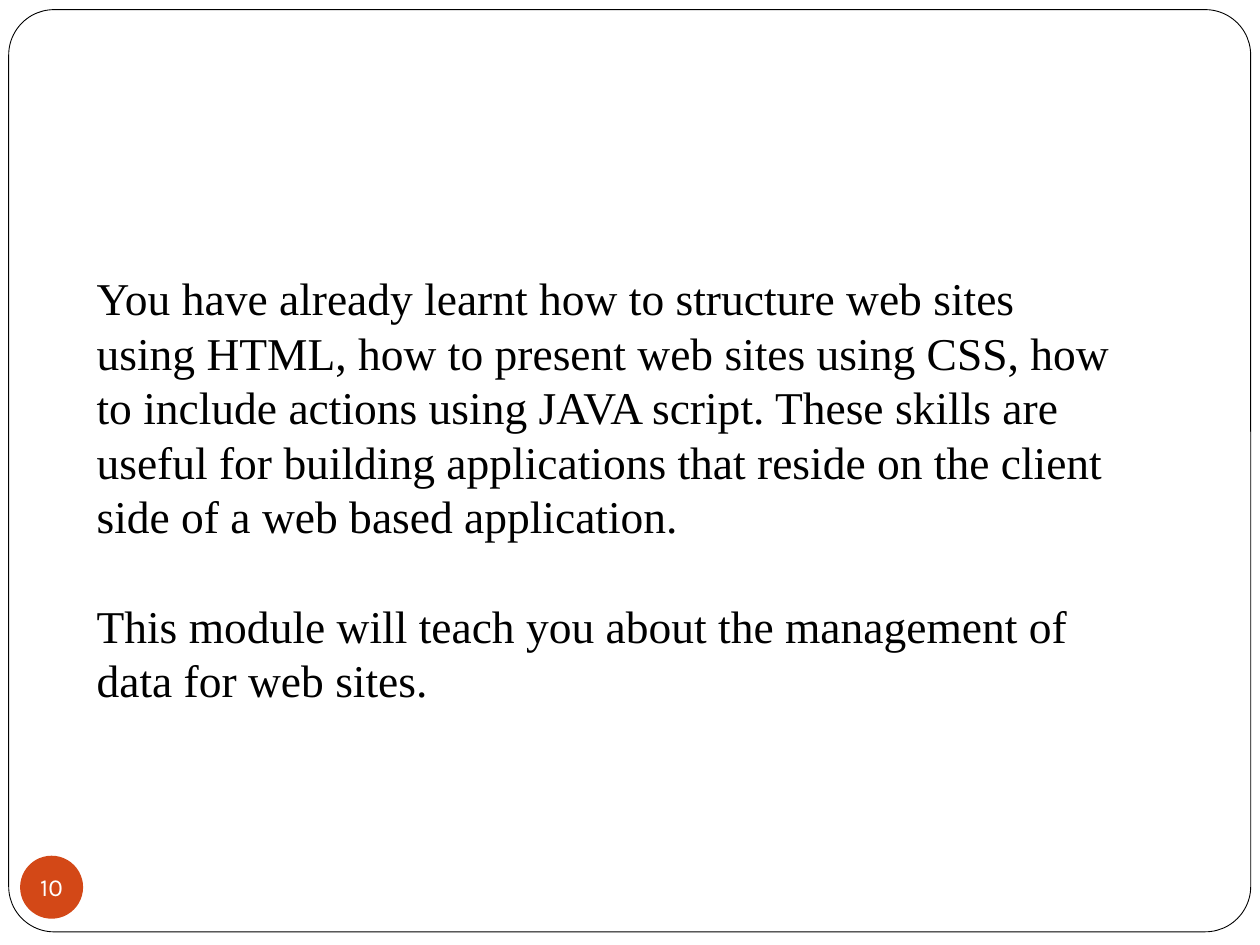
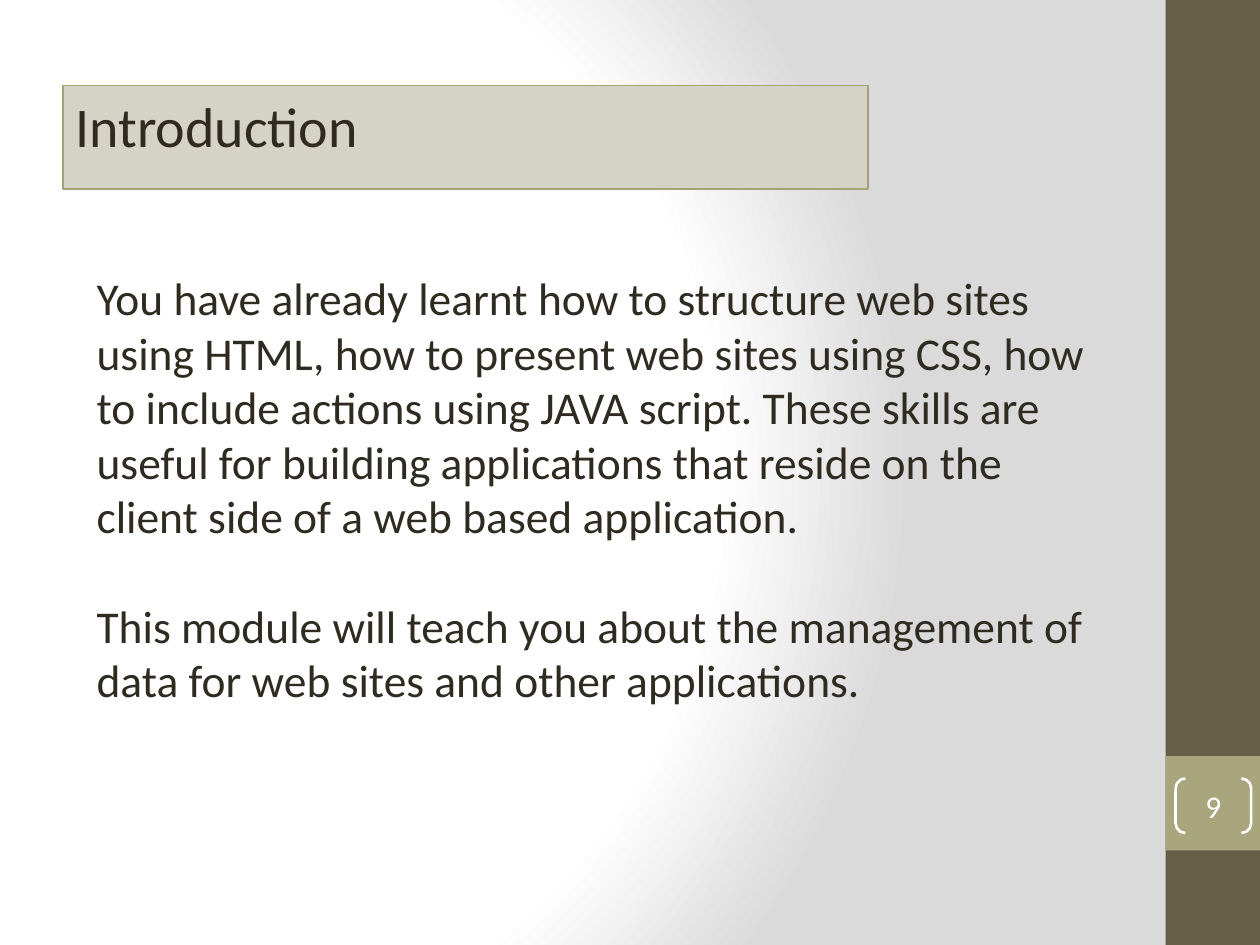
Before and after one commit to MetaInformation/MetaInformation.github.io, a slide deck: slide 9 of topic01/talk-1/1_introduction.pptx (slide 10 before the commit). Drawn at 1260x945 pixels with LibreOffice and Linux fonts; fonts in the diff are those of the drawing; background and template pictures are left out. Boxes give left, top, right and bottom in pixels: in the first picture for what was removed or moved away, otherwise in the second. Text is boxed around its words. In the diff, an @@ line names an element or a change of style, - is before the commit and + after.

```diff
--- a/topic01/talk-1/1_introduction.pptx
+++ b/topic01/talk-1/1_introduction.pptx
@@ background #FFFFFF to gradient #FFFFFF to #DADADA @@
@@ rounded rectangle removed at (x1=9, y1=10, x2=1251, y2=932) @@
@@ rectangle added at (x1=1166, y1=0, x2=1260, y2=945), fill #675E47 @@
@@ rectangle added at (x1=63, y1=86, x2=868, y2=189), fill #D5D4C5, outline #A6A278 1 pt, 32 pt, text #2F2B20 @@
+Introduction
@@ text at (x1=97, y1=283, x2=1084, y2=541): font Times New Roman to Calibri, text colour #000000 to #2F2B20 in "You have already learnt how to structure ..." @@
@@ text at (x1=97, y1=611, x2=1082, y2=705): text changed; font Times New Roman to Calibri; text colour #000000 to #2F2B20 @@
-This module will teach you about the management of data for web sites.
+This module will teach you about the management of data for web sites and other applications.
@@ rectangle added at (x1=1166, y1=756, x2=1260, y2=850), fill #A9A57C @@
@@ page number added at (x1=1176, y1=779, x2=1251, y2=833), outline #FFFFFF 1.5 pt, 18 pt, text #FFFFFF @@
+9
@@ page number removed at (x1=20, y1=856, x2=83, y2=919) @@
-10
```
Also in this commit, not shown: 36 other slides changed, 2 slides added, 3 slides removed, 1 other file.
